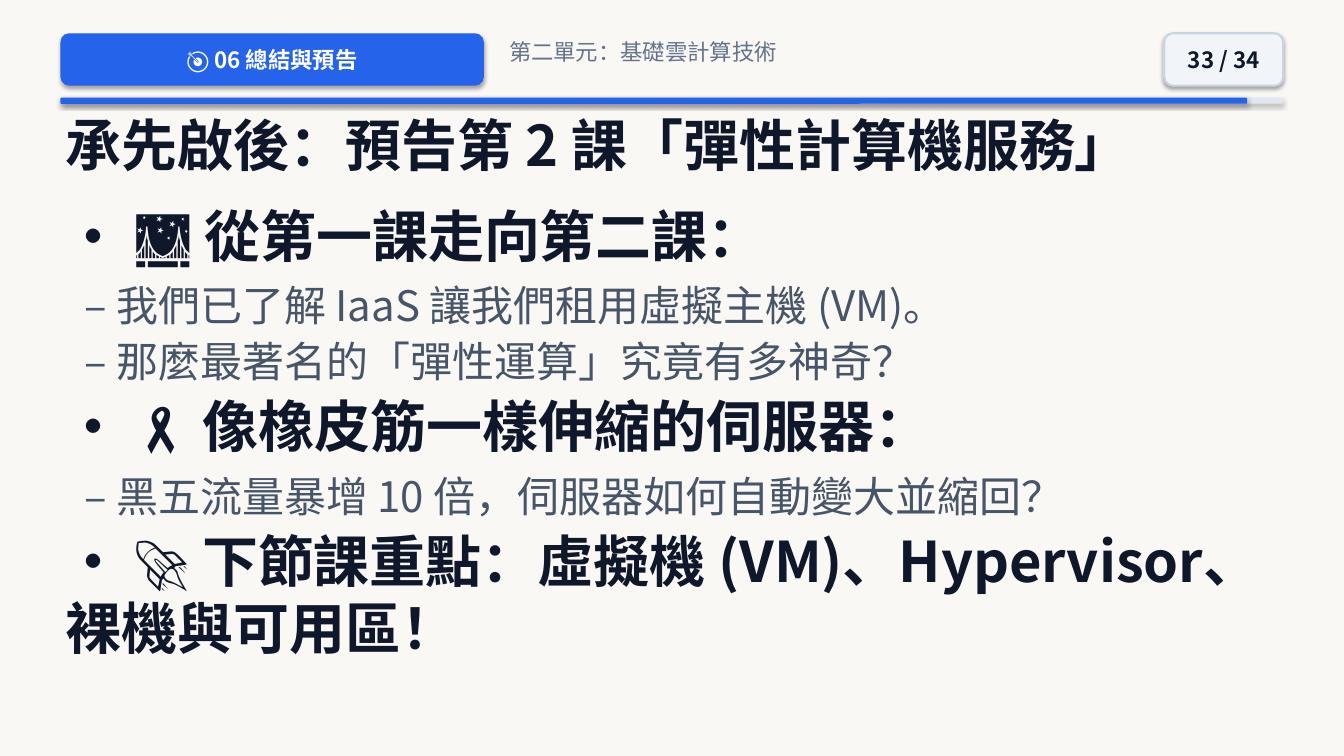
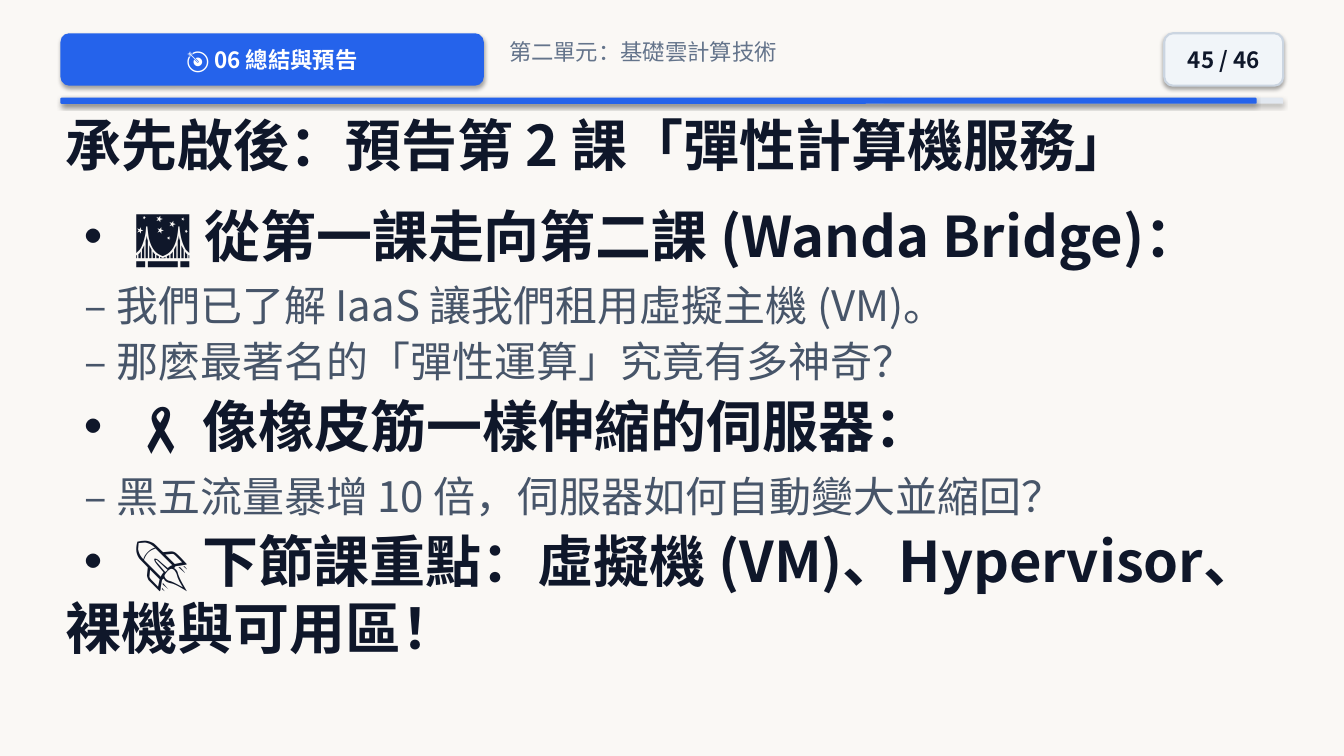
Before and after one commit to joe-ging/seed-cloud-curriculum, a slide deck: slide 45 of downloads/Deck01_Cloud_Level2_NextGen_Pixar_Theme.pptx (slide 33 before the commit). Drawn at 1344x756 pixels with LibreOffice and Linux fonts; fonts in the diff are those of the drawing. Boxes give left, top, right and bottom in pixels: in the first picture for what was removed or moved away, otherwise in the second. Text is boxed around its words. In the diff, an @@ line names an element or a change of style, - is before the commit and + after.

Commit message:
feat: complete overhaul of Lesson 1 (46 slides in full detail) strictly matching Wanda curriculum, all 5 tables and food analogies

```diff
--- a/downloads/Deck01_Cloud_Level2_NextGen_Pixar_Theme.pptx
+++ b/downloads/Deck01_Cloud_Level2_NextGen_Pixar_Theme.pptx
@@ text in rounded rectangle at [1188,51,1259,69]: text changed @@
-33 / 34
+45 / 46
@@ rounded rectangle: place and size @@
-rounded rectangle at [60,98,1247,104]
+rounded rectangle at [60,98,1257,104]
@@ text at [204,209,1201,271]: text changed @@
-• 🌉 從第一課走向第二課：
+• 🌉 從第一課走向第二課 (Wanda Bridge)：
```
Also in this commit, not shown: 31 other slides changed, 13 slides added, 1 slide removed, 50 other files.
